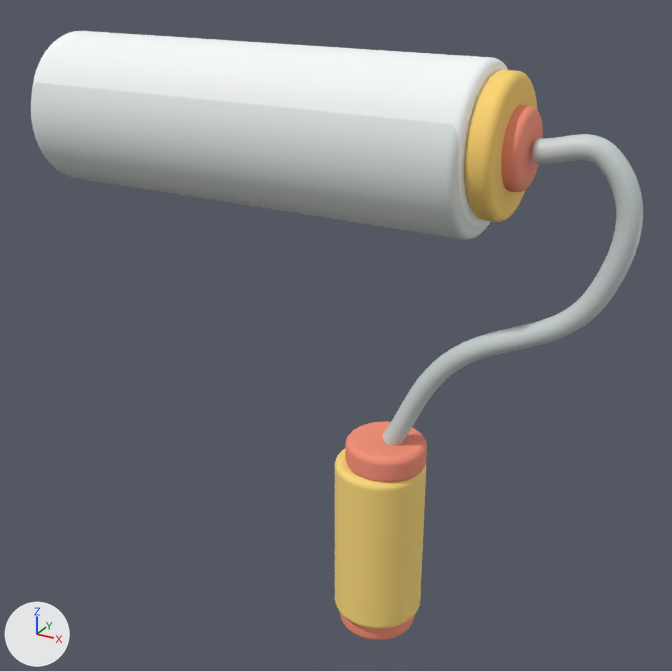
The glTF model apps/garden/public/assets/models/PaintRoller.glb as it was, and as the next commit left it.
Both versions are drawn from a 50 mm camera at (1.52, -2.51, 2.39) aimed at (0.09, 0.07, 1.1). Lighting does not change. The marker at lower left points along +X, +Y and +Z. The first picture is the older version. Where no turn or scale is listed for an object, it has been applied to the vertices.

Objects in the first picture: 'PaintRoller_EndCap_Right', 'PaintRoller_EndHub', 'PaintRoller_Frame', 'PaintRoller_Handle', 'PaintRoller_Handle_Collar_Bottom', 'PaintRoller_Handle_Collar_Top', 'PaintRoller_Sleeve', 'PaintRoller_Sleeve_Shadow'.
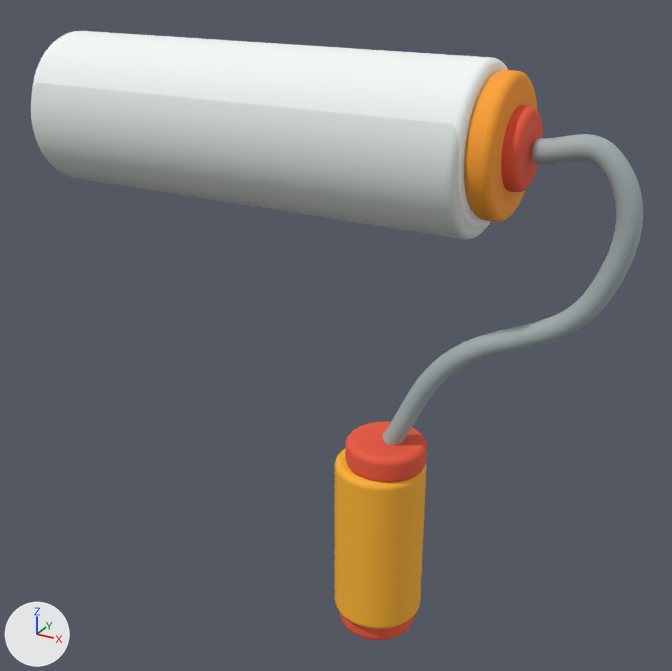
Pixel boxes (x1, y1, x2, y2) of what changed, in the pictures (672 x 671 px):
'PaintRoller_Handle', recoloured (yellow to orange): (335, 449, 426, 629) in both
'PaintRoller_Frame', recoloured: (382, 134, 643, 445) in both
'PaintRoller_EndCap_Right', recoloured: (464, 70, 537, 222) in both
'PaintRoller_Handle_Collar_Top', recoloured (darker): (345, 421, 427, 483) in both
'PaintRoller_EndHub', recoloured (orange to red): (501, 105, 543, 192) in both
'PaintRoller_Handle_Collar_Bottom', recoloured (orange to red): (340, 613, 414, 640) in both

The change in detail:
Material 'Material.PaintRoller.Yellow' (mat_material_paintroller_yellow) changes colour from yellow #ffd46f to orange #ffa12b; in linear values from (1.0, 0.66, 0.16) to (1.0, 0.356, 0.0242).
Material 'Material.PaintRoller.Orange' (mat_material_paintroller_orange) changes colour from orange #f99379 to red #f05a3d; in linear values from (0.95, 0.29, 0.19) to (0.871, 0.102, 0.0467).
Material 'Material.PaintRoller.Frame' (mat_material_paintroller_frame) changes colour from light grey #ced7d7 to grey #a7b2b4; in linear values from (0.62, 0.68, 0.68) to (0.386, 0.445, 0.456).
Material 'Material.PaintRoller.Handle' (mat_material_paintroller_handle) changes colour from yellow #ffdd7c to orange #ffb52e; in linear values from (1.0, 0.72, 0.2) to (1.0, 0.462, 0.0273).
